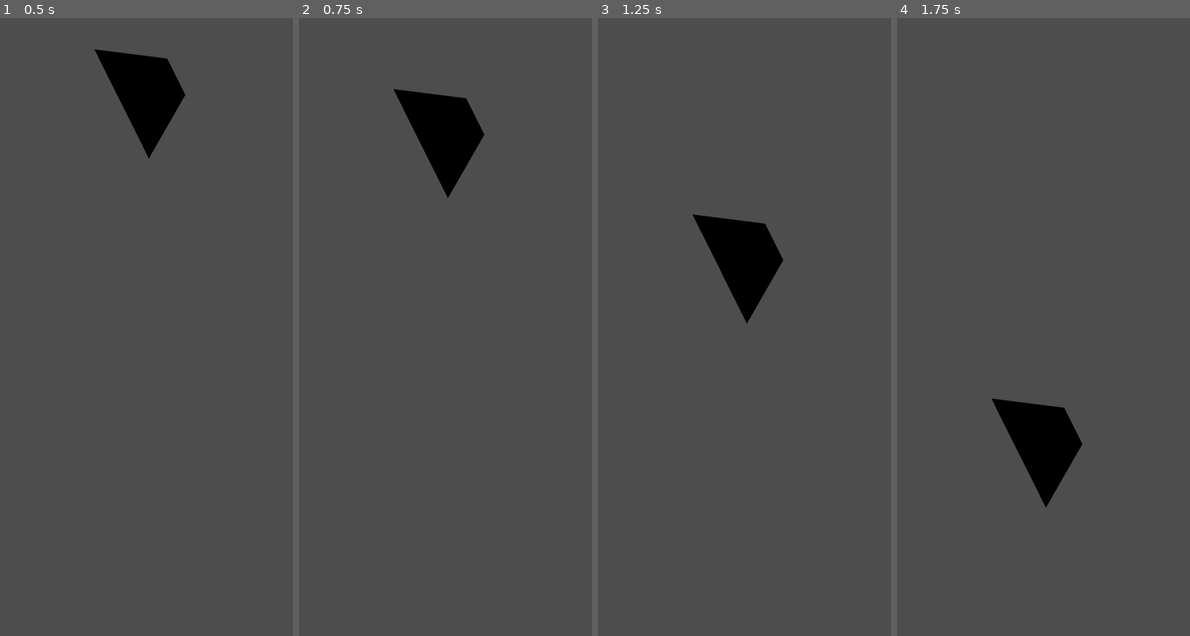
Above: before the commit, frames 1-4 (left to right).
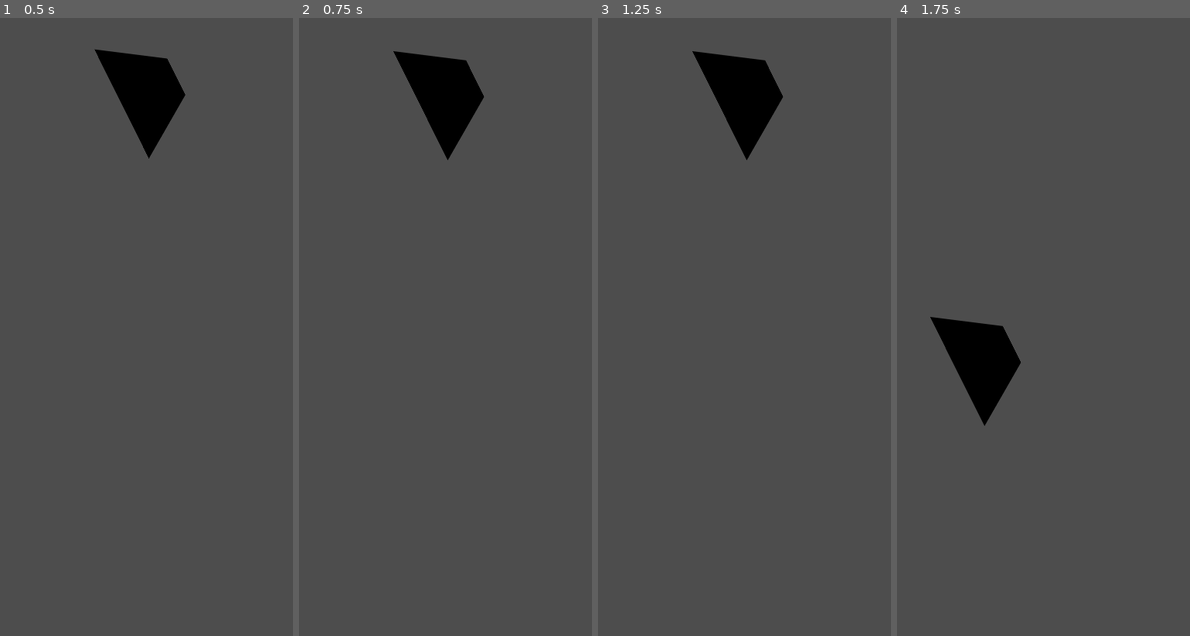
Above: after the commit, the same moments.

Repository: PelleSwelle/Flag-Assembly
Game: Godot game, scene res://main.tscn
Same seed, same stepped clock (60 frames per second), same inputs: the game is played once before the commit and once after it.
Inputs (mouse positions are in pixels of both pictures, inside the frame that each line leads up to):
- Up to frame 1 (0.5 s): no input
- Up to frame 2 (0.75 s): move the mouse to (448, 92) at 0.52 s; press the mouse at (448, 92) at 0.53 s
- Up to frame 3 (1.25 s): no input
- Up to frame 4 (1.75 s): move the mouse to (984, 357) at 1.27 s; release the mouse at (984, 357) at 1.28 s; click (984, 357) at 1.35 s

Frame 1 is identical in both runs. In frame 2, 3.2% of the frame differs, in the area x 32-64%, y 5-30%; in frame 3, 5.5%, in the area x 32-64%, y 5-50%; in frame 4, 5.5%.

Commit message:
added dragging

Diff:
--- a/CreateShape.gd
+++ b/CreateShape.gd
@@ -1,11 +1,22 @@
 extends Node
 
-
-var sprites = []
+var held_object = null
 
 # Called when the node enters the scene tree for the first time.
 func _ready() -> void:
-	pass # Replace with function body.
+	for node in get_tree().get_nodes_in_group("pickable"):
+		node.clicked.connect(_on_pickable_clicked)
+
+func _on_pickable_clicked(object):
+	if !held_object:
+		object.pickup()
+		held_object = object
+
+func _unhandled_input(event: InputEvent) -> void:
+	if event.is_action_pressed('left_click'):
+		if held_object and !event.pressed:
+			held_object.drop(Input.get_last_mouse_screen_velocity())
+			held_object = null
 
 # this is a comment
 # Called every frame. 'delta' is the elapsed time since the previous frame.
--- a/FlagPiece.tscn
+++ b/FlagPiece.tscn
@@ -3,7 +3,7 @@
 [ext_resource type="Texture2D" uid="uid://bspt6h3alccwe" path="res://flagParts/Vector-3.png" id="1_jnucs"]
 [ext_resource type="Script" path="res://flag_piece.gd" id="1_uy8c1"]
 
-[node name="FlagPiece" type="RigidBody2D"]
+[node name="FlagPiece" type="RigidBody2D" groups=["pickable"]]
 input_pickable = true
 script = ExtResource("1_uy8c1")
 
--- a/flag_piece.gd
+++ b/flag_piece.gd
@@ -13,9 +13,28 @@
 func _on_mouse_entered() -> void:
 	print("i am hovering")
 
+signal clicked
+
+var held = false
 
 
 func _on_input_event(viewport: Node, event: InputEvent, shape_idx: int) -> void:
 	if event.is_action_pressed("left_click"):
-		print("clicked")
-		# translate(
+		clicked.emit(self)
+
+func _physics_process(delta: float) -> void:
+	if (held):
+		global_transform.origin = get_global_mouse_position()
+
+func pickup():
+	print('pick up')
+	if held:
+		return
+	freeze = true
+	held = true
+
+func drop(impulse=Vector2.ZERO):
+	if (held):
+		freeze = false
+		apply_central_impulse(impulse)
+		held = false
